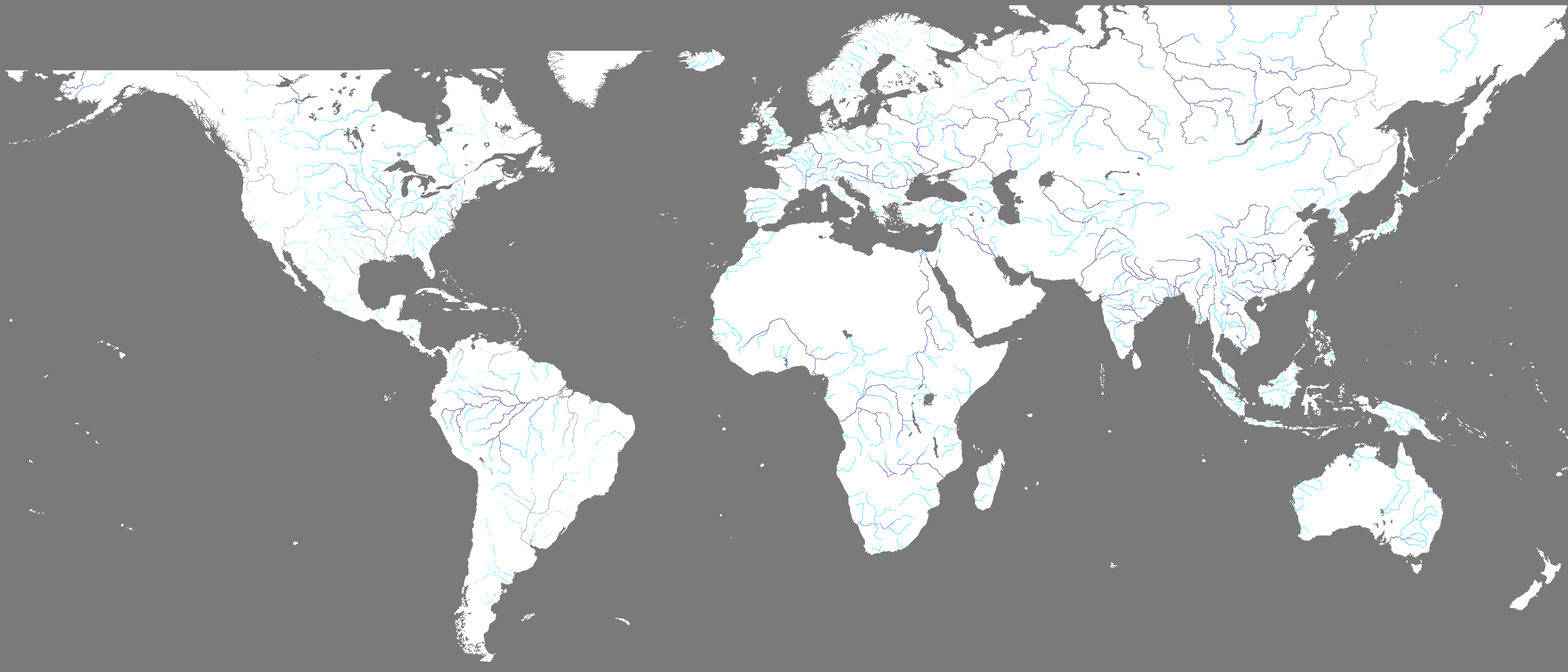
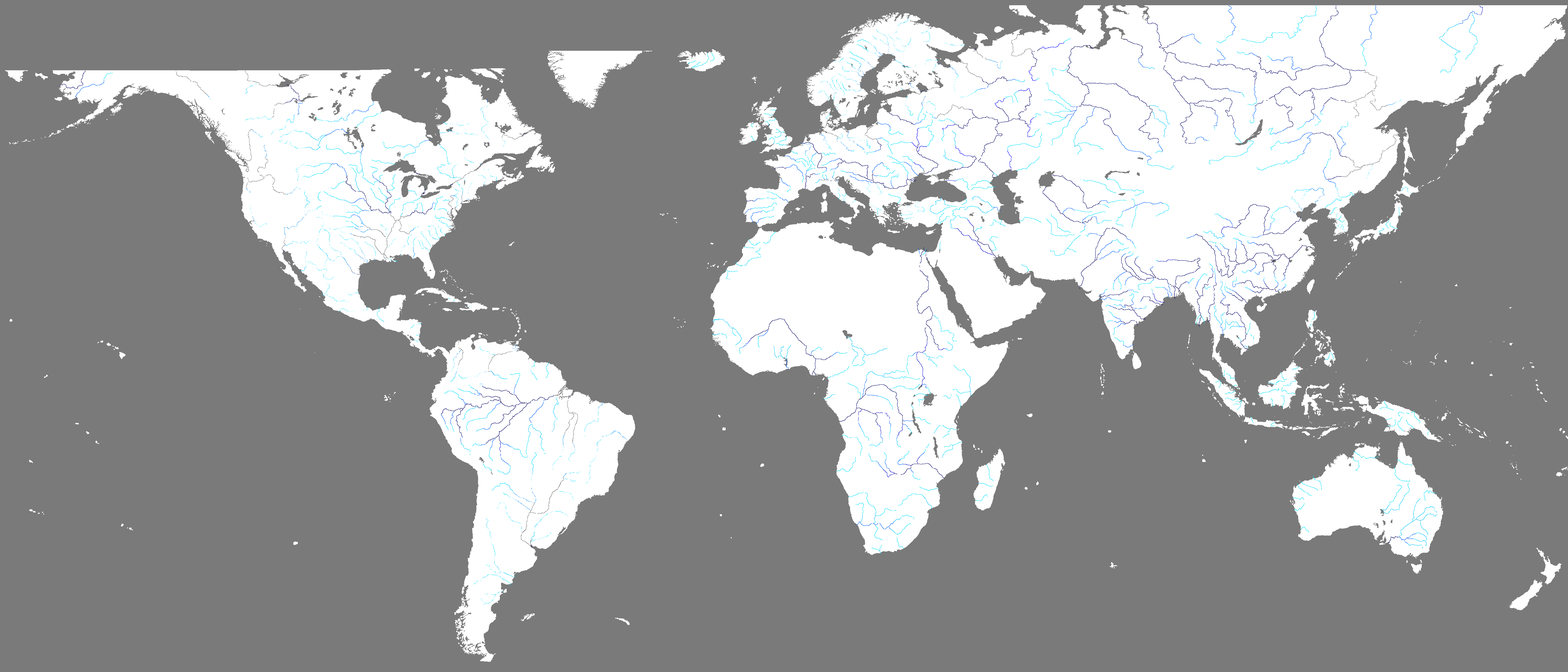
The second (1568, 672) image is a revision of the first. Changes to its layers:
painted on "rivers.bmp" over [1203, 203, 1336, 249]
